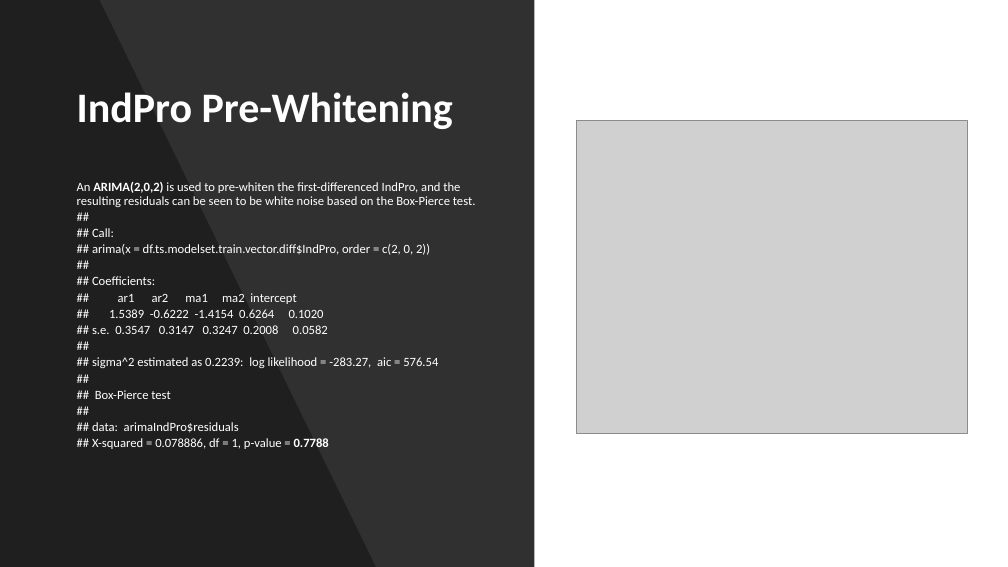
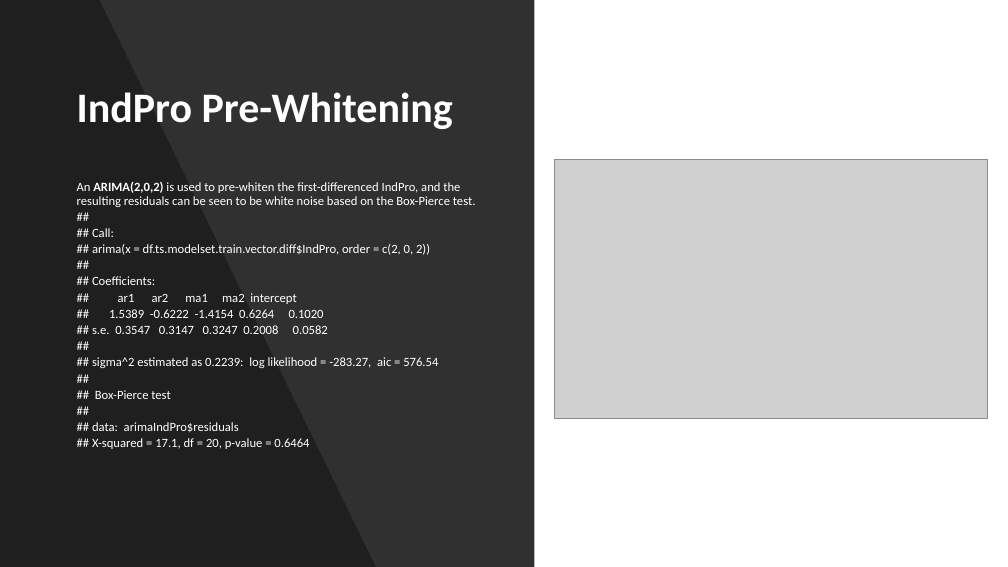
Before and after one commit to npthomas208/DS809-time-series, a slide deck: slide 101 of DS809ProjectPresentation v2.pptm (slide 108 before the commit). Drawn at 1008x567 pixels with LibreOffice and Linux fonts; fonts in the diff are those of the drawing; grey boxes stand for pictures. Boxes give left, top, right and bottom in pixels: in the first picture for what was removed or moved away, otherwise in the second. Text is boxed around its words. In the diff, an @@ line names an element or a change of style, - is before the commit and + after.

```diff
--- a/DS809ProjectPresentation v2.pptm
+++ b/DS809ProjectPresentation v2.pptm
@@ picture: place and size @@
-picture at [577, 120, 969, 433]
+picture at [554, 159, 988, 419]
@@ text at [92, 390, 309, 449]: text changed @@
-##
-## Box-Pierce test
-##
-## data: arimaIndPro$residuals
-## X-squared = 0.078886, df = 1, p-value = 0.7788
+##
+## Box-Pierce test
+##
+## data: arimaIndPro$residuals
+## X-squared = 17.1, df = 20, p-value = 0.6464
```
Also in this commit, not shown: 40 other slides changed, 2 slides added, 8 slides removed, 8 other files.
